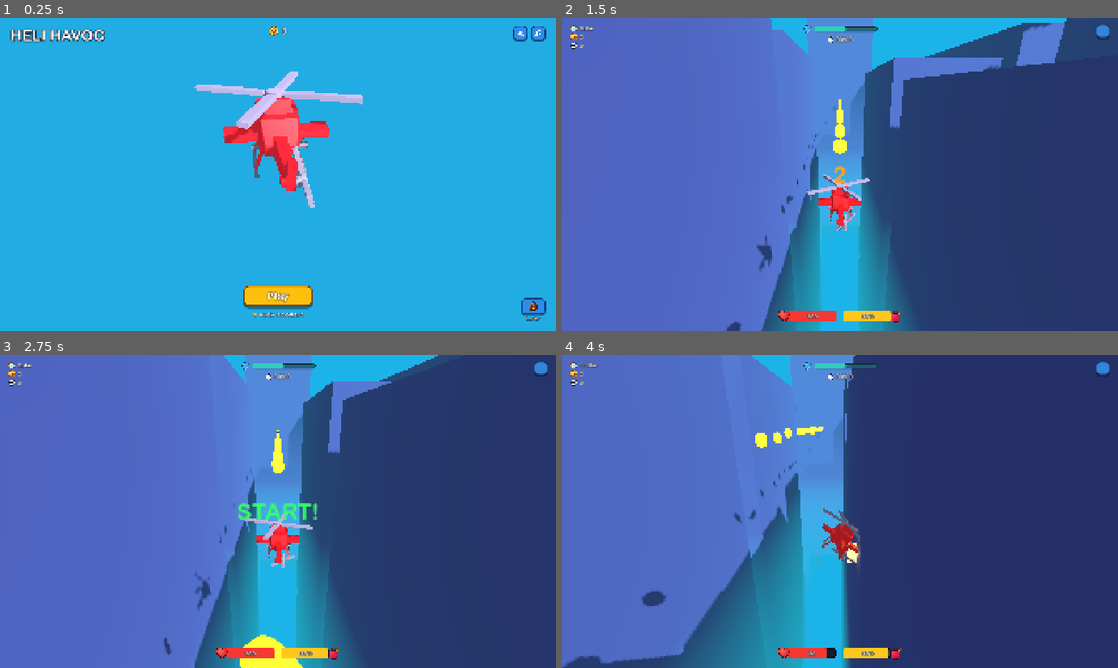
Above: before the commit, frames 1-4 (two rows, left to right).
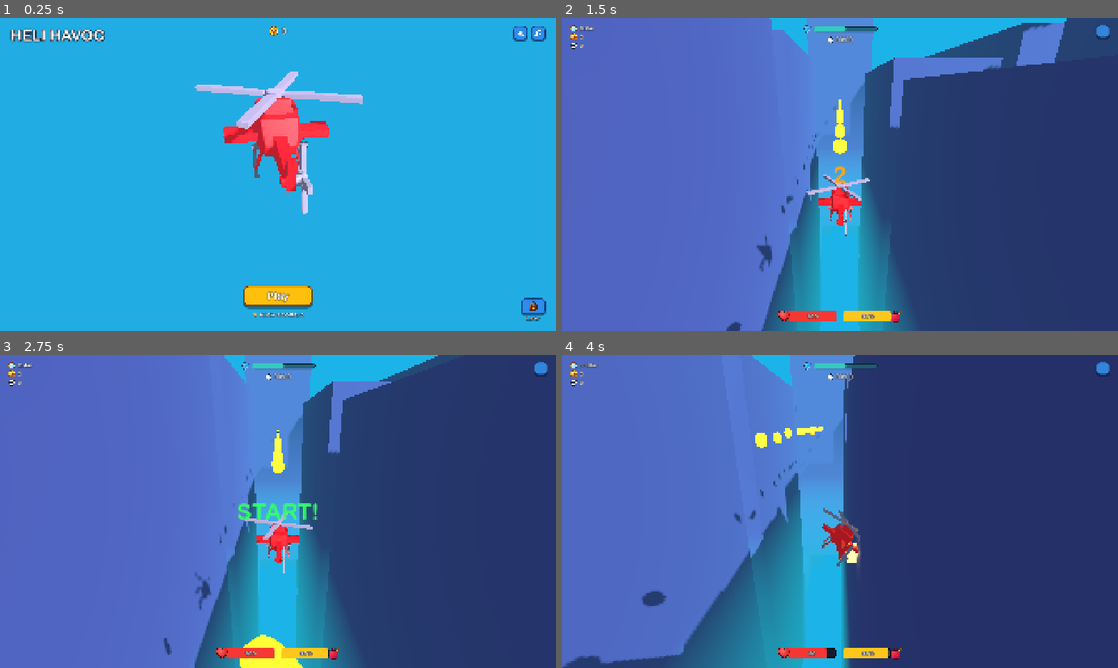
Above: after the commit, the same moments.

Repository: ArnavNah/Godot-Heli-Havoc-Like-Clone
Game: Godot game, scene res://scenes/ui/main_menu.tscn
Two runs of this game, one before a commit and one after it. Both use one fixed random seed, a clock stepped at 60 frames per second and the inputs below.
Inputs (mouse positions are in pixels of both pictures, inside the frame that each line leads up to):
- Up to frame 1 (0.25 s): no input
- Up to frame 2 (1.5 s): click "Play" at 0.5 s; tap Enter at 1.25 s; move the mouse to (962, 158) at 1.27 s; hold D (move_right) from 1.28 s (still down); hold Shift from 1.28 s (still down); click (962, 158) at 1.42 s
- Up to frame 3 (2.75 s): release D (move_right) at 2 s; release Shift at 2 s; drag from (166, 527) to (250, 574) at 2.02 s
- Up to frame 4 (4 s): move the mouse to (895, 442) at 2.77 s; hold D (move_right) 2.78-3.5 s; hold Shift 2.78-3.5 s; drag from (812, 574) to (673, 464) at 3.52 s

The runs differ from the first frame. In frame 1, 0.4% of the frame differs, in the area x 50-57%, y 40-63%; in frame 2, less than 0.1%; in frame 3, less than 0.1%; in frame 4, less than 0.1%.

Commit message:
fix: increase climb and stabilize tail rotor spin

Diff:
--- a/scenes/player/player_helicopter_visual.tscn
+++ b/scenes/player/player_helicopter_visual.tscn
@@ -52,10 +52,12 @@
 
 [node name="TopPropeller" parent="MainRotorPivot" instance=ExtResource("3_top")]
 
-[node name="TailRotorPivot" type="Node3D" parent="."]
+[node name="TailRotorMount" type="Node3D" parent="."]
 transform = Transform3D(-1.39876e-08, 0, -0.32, 0, 0.32, 0, 0.32, 0, -1.39876e-08, 0.1, 0.037, 0.86)
 
-[node name="BackPropeller" parent="TailRotorPivot" instance=ExtResource("4_back")]
+[node name="TailRotorPivot" type="Node3D" parent="TailRotorMount"]
+
+[node name="BackPropeller" parent="TailRotorMount/TailRotorPivot" instance=ExtResource("4_back")]
 
 [node name="WingEffects" type="Node3D" parent="."]
 
--- a/scripts/player/player_heli.gd
+++ b/scripts/player/player_heli.gd
@@ -14,7 +14,7 @@
 @export_group("1. Mass & Lift Forces")
 @export var mass_kg: float = 60.0
 @export var base_lift_ratio: float = 0.90 # Leaves enough uncompensated weight for a visible neutral descent
-@export var collective_strength: float = 1.65 # Climb thrust multiplier when holding Space
+@export var collective_strength: float = 2.25 # Fast arcade climb while holding Space / Up
 @export var neutral_descent_speed: float = 1.35 # Automatic sink rate whenever lift is released
 @export var altitude_assist_strength: float = 70.0 # Force response toward the neutral sink rate
 @export var dive_lift_ratio: float = 0.25 # Thrust reduction when actively holding descend
@@ -36,7 +36,7 @@
 @export_group("4. Auto Stabilization & Limits")
 @export var stabilization_strength: float = 24.0 # Physical leveling torque strength
 @export var angular_damping: float = 6.0
-@export var max_rise_speed: float = 10.0
+@export var max_rise_speed: float = 16.0
 @export var max_fall_speed: float = 7.5
 
 @export_group("5. Weapons & Auto-Aim")
--- a/scripts/player/player_helicopter_visual.gd
+++ b/scripts/player/player_helicopter_visual.gd
@@ -17,7 +17,7 @@
 
 @onready var body_root: Node3D = $BodyRoot
 @onready var main_rotor_pivot: Node3D = $MainRotorPivot
-@onready var tail_rotor_pivot: Node3D = $TailRotorPivot
+@onready var tail_rotor_pivot: Node3D = $TailRotorMount/TailRotorPivot
 @onready var left_wing_fx: GPUParticles3D = $WingEffects/LeftWingFX
 @onready var right_wing_fx: GPUParticles3D = $WingEffects/RightWingFX
 
@@ -61,8 +61,12 @@
 		main_rotor_pivot.rotate_y(current_main_speed * delta)
 
 	if tail_rotor_pivot:
-		# The back propeller mesh lies in its local XY plane, so its shaft is Z.
-		tail_rotor_pivot.rotate_z(base_tail_rotor_speed * delta)
+		# The identity pivot sits inside the fixed side-facing mount, so its local
+		# Z rotation spins around the propeller shaft without wobbling the rotor.
+		tail_rotor_pivot.rotation.z = fmod(
+			tail_rotor_pivot.rotation.z + base_tail_rotor_speed * delta,
+			TAU
+		)
 
 func _update_wing_airflow(delta: float) -> void:
 	if not _physics_owner or not is_instance_valid(_physics_owner):
